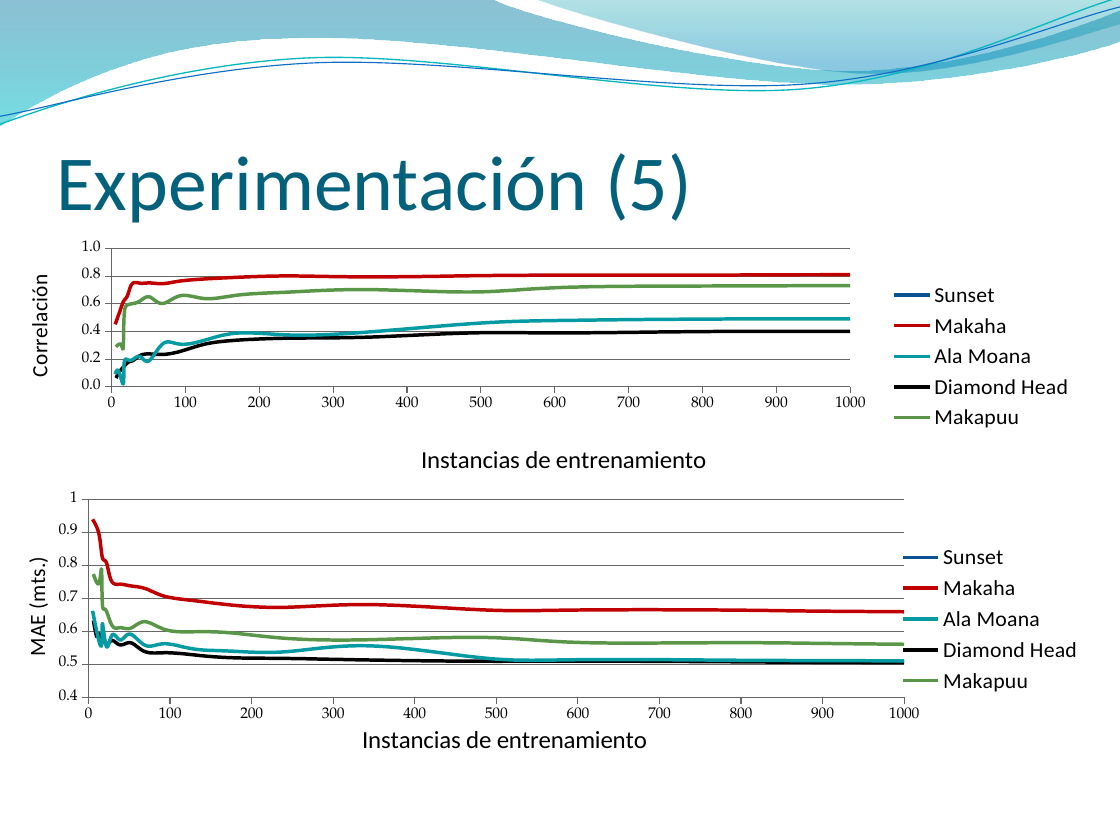
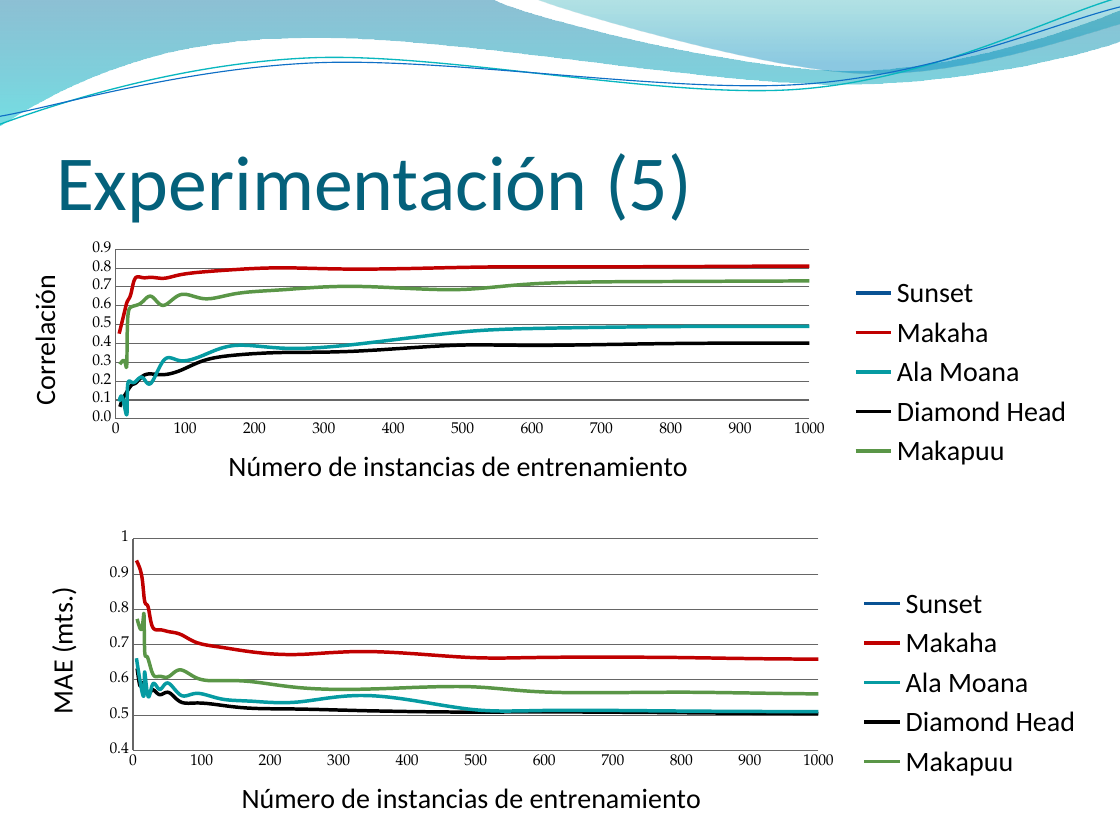
Before and after one commit to jaffadog/neuralito, a slide deck: slide 4 of neuralito/ArfGen/docs/Entregas/Informe Final/presentacion/maxi2.pptx. Drawn at 1120x840 pixels with LibreOffice and Linux fonts; fonts in the diff are those of the drawing; background and template pictures are left out. Boxes give left, top, right and bottom in pixels: in the first picture for what was removed or moved away, otherwise in the second. Text is boxed around its words. In the diff, an @@ line names an element or a change of style, - is before the commit and + after.

```diff
--- a/neuralito/ArfGen/docs/Entregas/Informe Final/presentacion/maxi2.pptx
+++ b/neuralito/ArfGen/docs/Entregas/Informe Final/presentacion/maxi2.pptx
@@ scatter smooth chart at (0, 236, 1085, 507) @@
@@ category axis title "Instancias de entrenamiento" to "Número de instancias de entrenamiento" @@
@@ legend changed @@
@@ category axis changed @@
@@ value axis changed @@
@@ scatter smooth chart: place and size @@
-scatter smooth chart at (0, 236, 1085, 482)
+scatter smooth chart at (0, 236, 1085, 507)
@@ scatter smooth chart at (18, 525, 1094, 840) @@
@@ category axis title "Instancias de entrenamiento" to "Número de instancias de entrenamiento" @@
@@ legend changed @@
@@ category axis changed @@
@@ value axis changed @@
@@ plot area changed @@
@@ scatter smooth chart: place and size @@
-scatter smooth chart at (18, 482, 1094, 762)
+scatter smooth chart at (18, 525, 1094, 840)
```
Also in this commit, not shown: 5 other slides changed, 2 other files.
